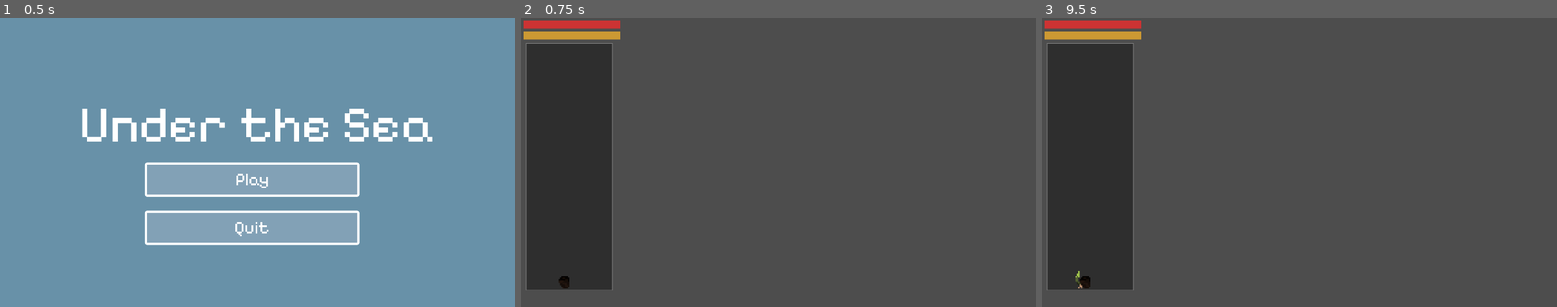
Above: before the commit, frames 1-3 (left to right).
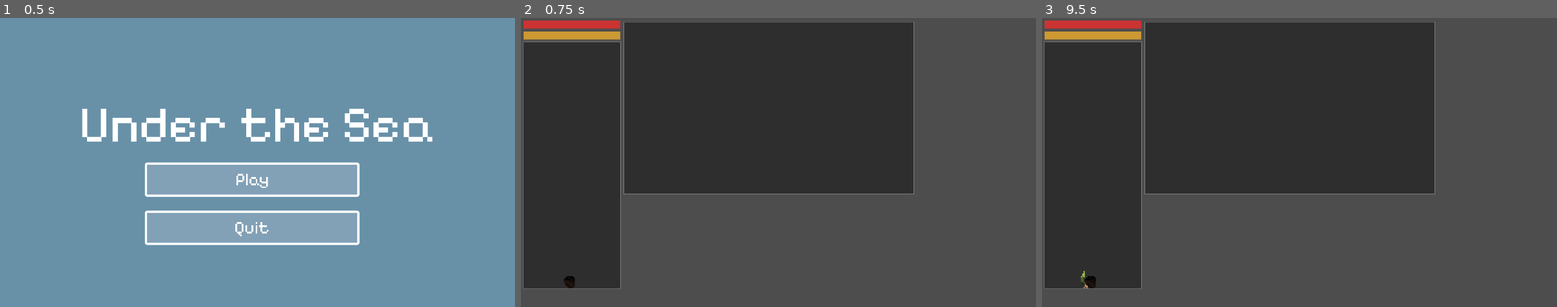
Above: after the commit, the same moments.

Repository: wondertrash/underthesea
Game: Godot game, scene res://mainmenu.tscn
Same seed, same stepped clock (60 frames per second), same inputs: the game is played once before the commit and once after it.
Inputs:
- Up to frame 1 (0.5 s): no input
- Up to frame 2 (0.75 s): click "Play" at 0.5 s
- Up to frame 3 (9.5 s): tap Enter at 1.25, 2.75, 4.25 s; hold Space (grow) 1.28-2.03 s; tap Space (grow) every 1.5 s from 2.1 to 8.1 s; hold Space (grow) 2.78-3.53 s; hold Space (grow) 4.28-5.03 s; hold Space (grow) 5.78-6.53 s; hold Space (grow) 7.28-8.03 s; hold Space (grow) from 8.78 s (still down)

Frame 1 is identical in both runs. In frame 2, 36% of the frame differs, in the area x 0-77%, y 1-95%; in frame 3, 36%.

Commit message:
eventsbox

Diff:
--- /dev/null
+++ b/under-the-sea/events.gd
@@ -0,0 +1,17 @@
+extends CanvasLayer
+@export var events_size: Vector2 = Vector2(1080, 640)
+@export var events_position: Vector2 = Vector2(384, 16)
+var background = ColorRect
+var structure_container = Control
+func _ready() -> void:
+	background = ColorRect.new()
+	background.position = events_position
+	background.size = events_size
+	background.color = Color(0.1, 0.1, 0.1, 0.8)
+	add_child(background)
+	var border = ColorRect.new()
+	border.position = events_position - Vector2(2, 2)
+	border.size = events_size + Vector2(4, 4)
+	border.color = Color(0.5, 0.5, 0.5)
+	border.z_index = -1
+	add_child(border)
--- a/under-the-sea/lotus.tscn
+++ b/under-the-sea/lotus.tscn
@@ -17,6 +17,7 @@
 [ext_resource type="Texture2D" uid="uid://bcbx1wg0qnks0" path="res://Assets/lotus_sprout_frames/13.png" id="15_h7yah"]
 [ext_resource type="Script" uid="uid://clswi8clupyuq" path="res://resourcestats.gd" id="16_ouaj1"]
 [ext_resource type="Script" uid="uid://cps80lyclkdpf" path="res://lotusbox.gd" id="17_mp5ct"]
+[ext_resource type="Script" uid="uid://c4g4d6mbg2n5l" path="res://events.gd" id="17_yhdq5"]
 
 [sub_resource type="Animation" id="Animation_m2fwi"]
 length = 14.0
@@ -60,7 +61,7 @@
 
 [node name="lotus_sprout" type="Sprite2D" parent="." unique_id=245773516]
 z_index = 2
-position = Vector2(160, 930)
+position = Vector2(180, 930)
 scale = Vector2(5, 5)
 texture = ExtResource("1_7fvev")
 script = ExtResource("2_wa6o0")
@@ -78,13 +79,14 @@
 scale = Vector2(0.99999964, 0.99999964)
 transform = Transform2D(0.99999964, 0, 0, 0.99999964, 0, 0)
 
-[node name="chatlog" type="CanvasLayer" parent="lotus_sprout" unique_id=2132311036]
+[node name="events" type="CanvasLayer" parent="lotus_sprout" unique_id=2132311036]
 scale = Vector2(0.9999998, 0.9999998)
 transform = Transform2D(0.9999998, 0, 0, 0.9999998, 0, 0)
+script = ExtResource("17_yhdq5")
 
 [node name="lotusbox" type="CanvasLayer" parent="lotus_sprout" unique_id=1347857453]
 layer = -1
 scale = Vector2(0.9999998, 0.9999998)
 transform = Transform2D(0.9999998, 0, 0, 0.9999998, 0, 0)
 script = ExtResource("17_mp5ct")
-lotusbox_position = Vector2(20, 96)
+lotusbox_position = Vector2(10, 90)
--- a/under-the-sea/lotusbox.gd
+++ b/under-the-sea/lotusbox.gd
@@ -1,6 +1,6 @@
 extends CanvasLayer
-@export var lotusbox_size: Vector2 = Vector2(320, 920)
-@export var lotusbox_position: Vector2 = Vector2(16, 80)
+@export var lotusbox_size: Vector2 = Vector2(360, 920)
+@export var lotusbox_position: Vector2 = Vector2(8, 80)
 var background = ColorRect
 var structure_container = Control
 func _ready() -> void:
Not shown, added: under-the-sea/events.gd.uid
